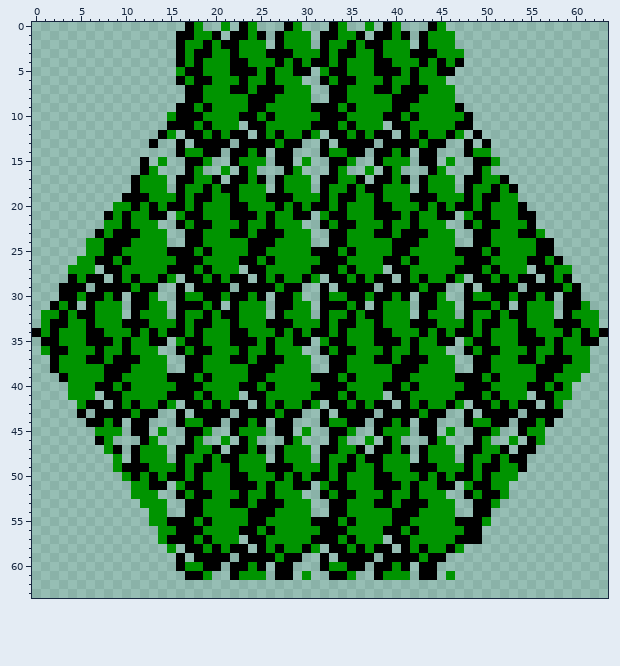
Two versions of one pixel-art sprite, Images/TileSets/HexaRealm/Tiles/ForestG.png. Above, as it was before the edit.
The file is 64x64 pixels.
And afterwards:
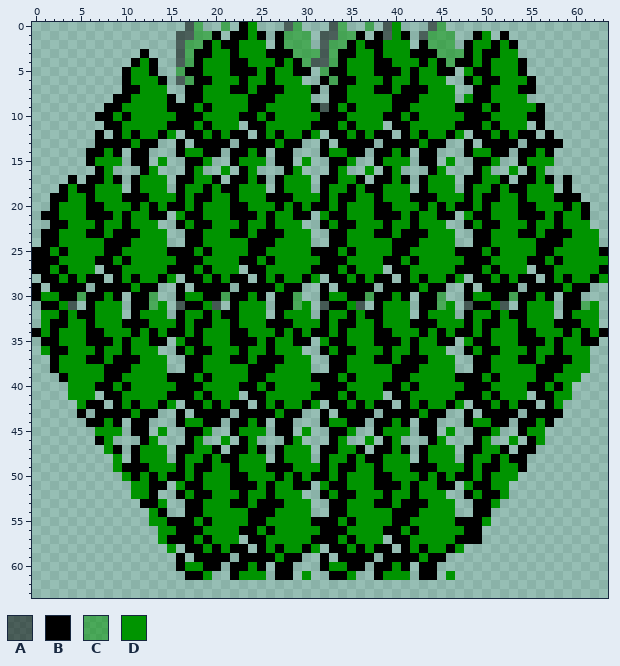
Palette (. is transparent): A #00000080  B #000000  C #00940080  D #009400
The exact change:
Colour B gives way to colour A in row 0 at x 17, 28, 33, 39 and 44; in row 1 at x 16 to 17, 32 to 33, 39 and 43; in rows 2 to 3 at x 16 and 32; in row 4 at x 16 and 31 to 32; in row 6 at x 16; in row 9 at x 32.
Colour B gives way to colour A in row 31 at x 4, 16, 20, 32, 36, 48 and 52.
The edit adds colour B in row 1 at x 49 and 52; in row 2 at x 48, 51 and 53; in row 3 at x 12, 48 and 50 to 51; in row 4 at x 11, 13, 48, 50 and 54; in row 5 at x 10, 13, 49 to 50 and 54; in row 6 at x 10, 14, 48, 50 to 51 and 55.
The edit adds colour B in row 7 at x 10 to 11, 31, 49 to 50 and 54 to 55; in row 8 at x 9 to 10, 15 and 49 to 50; in row 9 at x 8 to 9, 15, 48 to 49, 51 and 56; in row 10 at x 7 to 8, 10, 49 to 50 and 55 to 56; in row 11 at x 8 to 9, 49, 51 and 56; in row 12 at x 7, 9, 11, 50, 52, 54 to 55 and 57.
The edit adds colour B in row 13 at x 7 to 10, 12, 51 to 53 and 55 to 58; in row 14 at x 6 to 7, 9, 11 to 12, 51 to 52, 54 to 55 and 57; in row 15 at x 6, 11 and 54; in row 16 at x 7 and 55; in row 17 at x 4, 6 to 7, 9, 54 to 55, 57 and 59; in row 18 at x 3, 5 to 6, 54 and 59.
The edit adds colour B in row 19 at x 2 to 3, 6, 54 and 58 to 60; in row 20 at x 2, 6 to 7, 55, 59 and 61; in row 21 at x 1 to 2, 6 to 7, 56, 58 and 61; in row 22 at x 2 to 3, 7 and 58; in row 23 at x 1 to 2, 6 and 57 to 59; in row 24 at x 1 to 2 and 58.
The edit adds colour B in row 25 at x 0 to 1, 3 and 63; in row 26 at x 0 to 2; in row 27 at x 0 to 1, 3 and 63; in row 28 at x 1 to 2 and 62; in row 29 at x 0, 2 and 61; in row 30 at x 0.
The edit adds colour B in row 31 at x 1.
Colour D gives way to colour B in row 52 at x 13; in row 53 at x 12 to 13; in row 54 at x 14.
Colour D gives way to colour C in row 0 at x 18, 21, 29, 34, 37 and 45; in row 1 at x 18 to 19, 28 to 30, 34 to 35 and 44 to 46; in row 2 at x 17 to 18, 28 to 30, 33 to 34 and 44 to 46; in row 3 at x 17, 29 to 31, 33 and 45 to 47; in row 4 at x 17, 30, 33 and 46; in row 5 at x 16 and 32.
Colour D gives way to colour C in row 6 at x 17 and 33; in row 30 at x 5, 13, 21, 29, 37, 45 and 53; in row 31 at x 13, 29, 45 and 61.
The edit adds colour D in row 1 at x 50; in row 2 at x 49 to 50 and 52; in row 3 at x 49 and 52 to 53; in row 4 at x 12, 49 and 51 to 53; in row 5 at x 11 to 12, 48 and 51 to 53; in row 6 at x 11 to 13, 49 and 52 to 54.
The edit adds colour D in row 7 at x 12 to 14 and 51 to 53; in row 8 at x 11 to 14, 48 and 51 to 54; in row 9 at x 10 to 14, 50 and 52 to 55; in row 10 at x 9, 11 to 14 and 51 to 54; in row 11 at x 10 to 14, 50 and 52 to 54; in row 12 at x 10, 12 to 13, 51 and 53.
The edit adds colour D in row 13 at x 11; in row 14 at x 8 and 56; in row 15 at x 7 to 9 and 55 to 57; in row 16 at x 8, 53 and 56; in row 17 at x 8 and 56; in row 18 at x 4, 7 to 9 and 55 to 57.
The edit adds colour D in row 19 at x 4 to 5, 7 to 9 and 55 to 57; in row 20 at x 3 to 5, 8, 56 to 58 and 60; in row 21 at x 3 to 5, 57 and 59 to 60; in row 22 at x 4 to 6, 56 to 57 and 59 to 61; in row 23 at x 3 to 5 and 60 to 62; in row 24 at x 3 to 5 and 59 to 62.
The edit adds colour D in row 25 at x 2, 4 to 5 and 58 to 62; in row 26 at x 3 to 4 and 59 to 63; in row 27 at x 2 and 60 to 62; in row 28 at x 3, 60 to 61 and 63; in row 30 at x 1 to 2; in row 31 at x 62.
Boxes around the changes in both pictures, in picture pixels (x1, y1, x2, y2):
changed: (32, 22, 230, 310)
changed: (284, 22, 608, 310)
changed: (140, 490, 167, 517)
